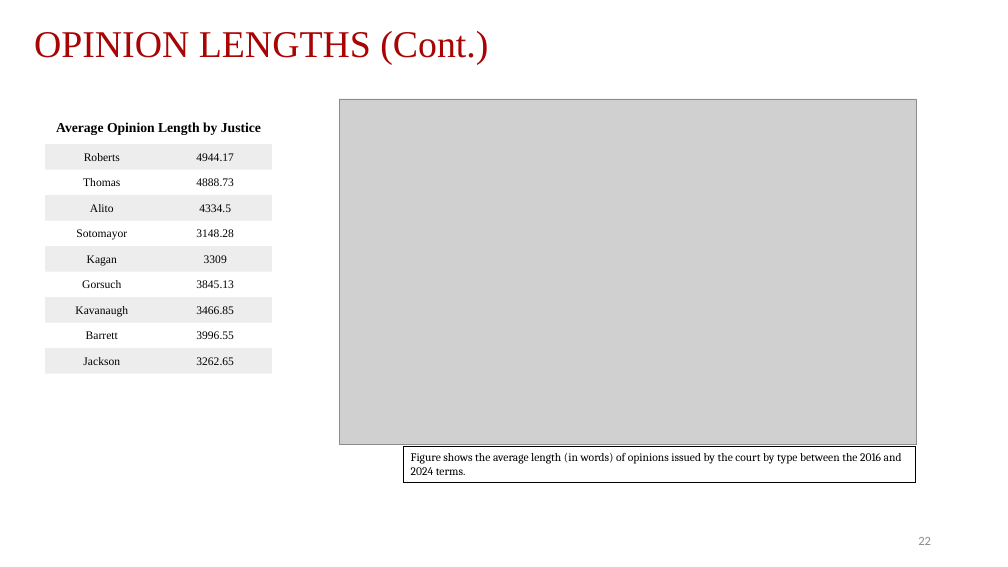
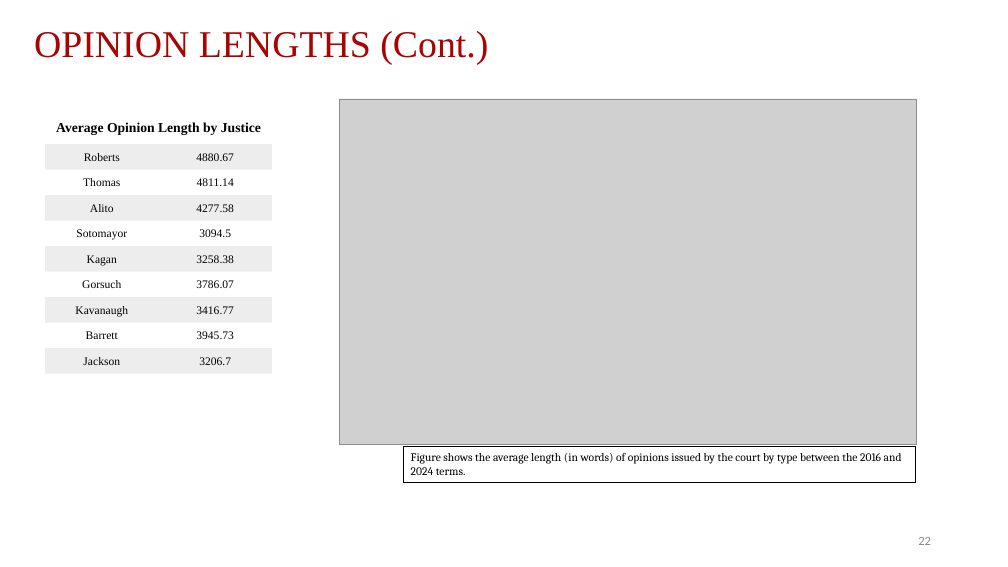
Before and after one commit to JakeTruscott/scotuswatch, a slide deck: slide 22 of Stat Reviews/OT24_StatReview/compilation/SCOTUSBlog/statpack_OT24.pptx. Drawn at 1008x567 pixels with LibreOffice and Linux fonts; fonts in the diff are those of the drawing; grey boxes stand for pictures. Boxes give left, top, right and bottom in pixels: in the first picture for what was removed or moved away, otherwise in the second. Text is boxed around its words. In the diff, an @@ line names an element or a change of style, - is before the commit and + after.

```diff
--- a/Stat Reviews/OT24_StatReview/compilation/SCOTUSBlog/statpack_OT24.pptx
+++ b/Stat Reviews/OT24_StatReview/compilation/SCOTUSBlog/statpack_OT24.pptx
@@ table at (45,79,272,374) @@
-row 3, column 2: 4944.17
+row 3, column 2: 4880.67
-row 4, column 2: 4888.73
+row 4, column 2: 4811.14
-row 5, column 2: 4334.5
+row 5, column 2: 4277.58
-row 6, column 2: 3148.28
+row 6, column 2: 3094.5
-row 7, column 2: 3309
+row 7, column 2: 3258.38
-row 8, column 2: 3845.13
+row 8, column 2: 3786.07
-row 9, column 2: 3466.85
+row 9, column 2: 3416.77
-row 10, column 2: 3996.55
+row 10, column 2: 3945.73
-row 11, column 2: 3262.65
+row 11, column 2: 3206.7
```
Also in this commit, not shown: 5 other slides changed, 12 other files.
